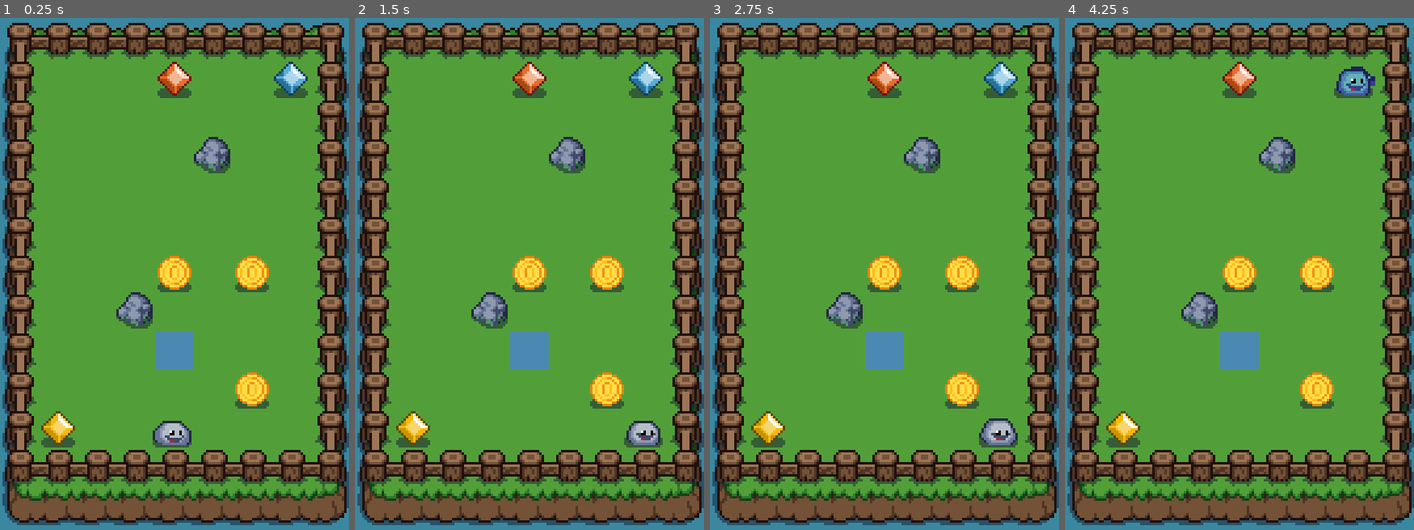
Above: before the commit, frames 1-4 (left to right).
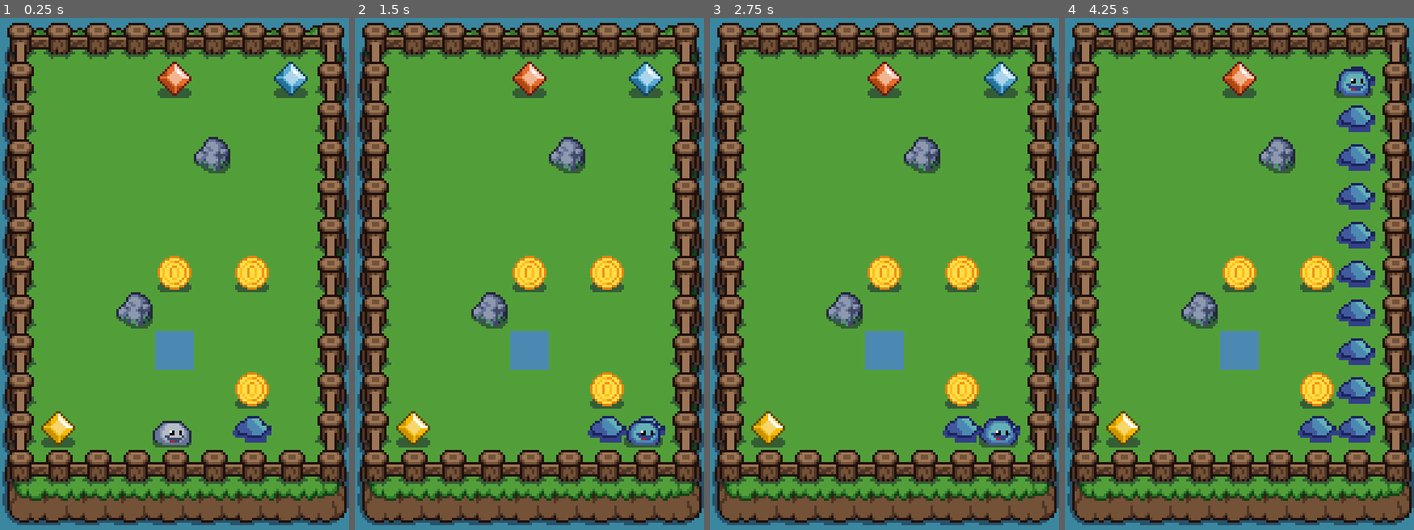
Above: after the commit, the same moments.

Repository: renancvalladao/slime-puzzle-godot
Game: Godot game, scene res://scenes/level.tscn
The game is run twice, just before and just after one commit, with the same random seed, the same clock (stepped at 60 frames per second) and the same inputs.
Inputs (mouse positions are in pixels of both pictures, inside the frame that each line leads up to):
- Up to frame 1 (0.25 s): no input
- Up to frame 2 (1.5 s): tap Enter at 0.5 s; move the mouse to (606, 248) at 0.52 s; hold Right (ui_right) 0.53-1.28 s; move the mouse to (459, 299) at 1.27 s; hold Down (ui_down) from 1.28 s (still down)
- Up to frame 3 (2.75 s): move the mouse to (919, 156) at 2.02 s; release Down (ui_down) at 2.03 s; hold Right (ui_right) from 2.03 s (still down)
- Up to frame 4 (4.25 s): move the mouse to (1222, 376) at 2.77 s; release Right (ui_right) at 2.78 s; hold Up (ui_up) 2.78-3.53 s; move the mouse to (1344, 350) at 3.52 s; hold Left (ui_left) from 3.53 s (still down)

The runs differ from the first frame. In frame 1, 0.4% of the frame differs, in the area x 66-78%, y 77-83%; in frame 2, 0.9%; in frame 3, 0.9%; in frame 4, 4.2%, in the area x 66-89%, y 17-83%.

Commit message:
Making splatter change player's color

Diff:
--- a/scenes/level.tscn
+++ b/scenes/level.tscn
@@ -10,6 +10,7 @@
 [ext_resource path="res://scenes/fence.tscn" type="PackedScene" id=8]
 [ext_resource path="res://scenes/crystal_yellow.tscn" type="PackedScene" id=9]
 [ext_resource path="res://scenes/water.tscn" type="PackedScene" id=10]
+[ext_resource path="res://scenes/splatter.tscn" type="PackedScene" id=11]
 
 [node name="Level" type="Node2D"]
 
@@ -47,7 +48,11 @@
 [node name="PaintAreaContainer" parent="." instance=ExtResource( 6 )]
 top_left = Vector2( 8, 8 )
 bottom_right = Vector2( 112, 152 )
-exceptions = PoolVector2Array( 56, 120 )
+exceptions = PoolVector2Array( 56, 120, 88, 152 )
+
+[node name="Splatter" parent="PaintAreaContainer" instance=ExtResource( 11 )]
+position = Vector2( 88, 152 )
+init_color = 1
 
 [node name="Fence" parent="." instance=ExtResource( 8 )]
 tile_data = PoolIntArray( -1, 0, 1, -65536, 0, 196610, -65535, 0, 196610, -65534, 0, 196610, -65533, 0, 196610, -65532, …(588 unchanged characters)…
--- a/scenes/player.tscn
+++ b/scenes/player.tscn
@@ -73,7 +73,7 @@
 
 [node name="Player" type="KinematicBody2D"]
 z_index = 1
-collision_mask = 4
+collision_mask = 60
 script = ExtResource( 1 )
 
 [node name="Sprite" type="Sprite" parent="."]
--- a/scenes/splatter.tscn
+++ b/scenes/splatter.tscn
@@ -5,7 +5,7 @@
 [sub_resource type="RectangleShape2D" id=1]
 extents = Vector2( 8, 8 )
 
-[node name="Splatter" type="StaticBody2D"]
+[node name="Splatter" type="Area2D"]
 collision_layer = 0
 collision_mask = 0
 script = ExtResource( 1 )
--- a/scripts/player.gd
+++ b/scripts/player.gd
@@ -68,6 +68,8 @@
 		velocity = move_direction * speed
 
 func change_color(new_color) -> void:
+	if color == new_color:
+		return
 	sprite.texture = sprites[new_color]
 	ray_cast.set_collision_mask_bit(new_color + 3, false)
 	if color != Util.Colors.NO_COLOR:
--- a/scripts/splatter.gd
+++ b/scripts/splatter.gd
@@ -1,12 +1,25 @@
-extends StaticBody2D
+extends Area2D
 
-var Util = preload("res://scripts/util.gd")
+const Util = preload("res://scripts/util.gd")
 var sprites = {
 	Util.Colors.BLUE: preload("res://assets/splatter_blue.png"),
 	Util.Colors.ORANGE: preload("res://assets/splatter_orange.png"),
 	Util.Colors.YELLOW: preload("res://assets/splatter_yellow.png")
 }
+var color
+export(Util.Colors) var init_color
 
-func set_color(color):
+func _ready():
+	if init_color != Util.Colors.NO_COLOR:
+		set_color(init_color)
+		var _connect = connect("body_entered", self, "_body_entered")
+
+func _body_entered(other: Node):
+	if (other.has_method("change_color")):
+		other.change_color(color)
+		disconnect("body_entered", self, "_body_entered")
+
+func set_color(_color):
+	color = _color
 	$Sprite.texture = sprites[color]
 	set_collision_layer_bit(color + 3, true)
Not shown: 1 places in scenes/level.tscn that only renumber resources
